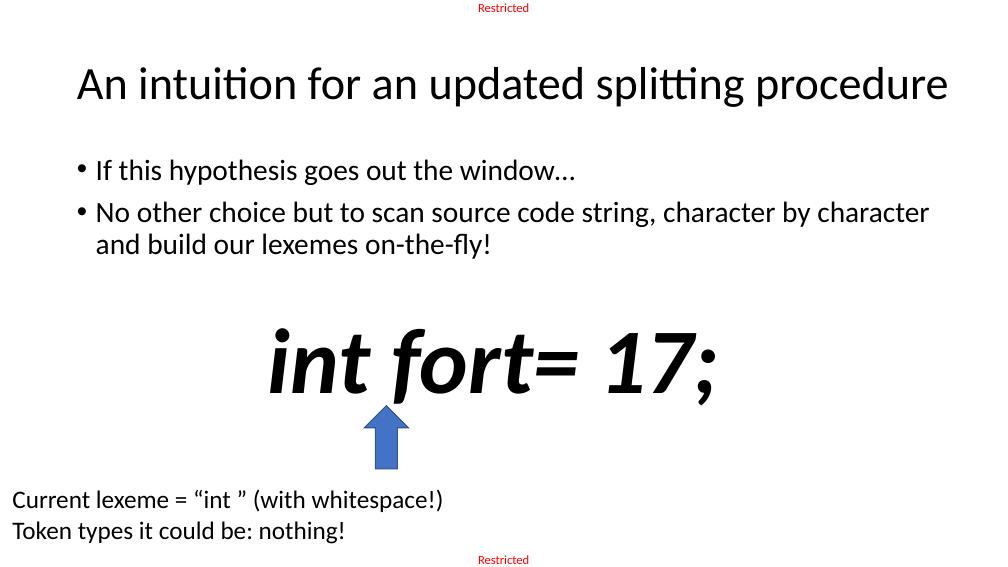
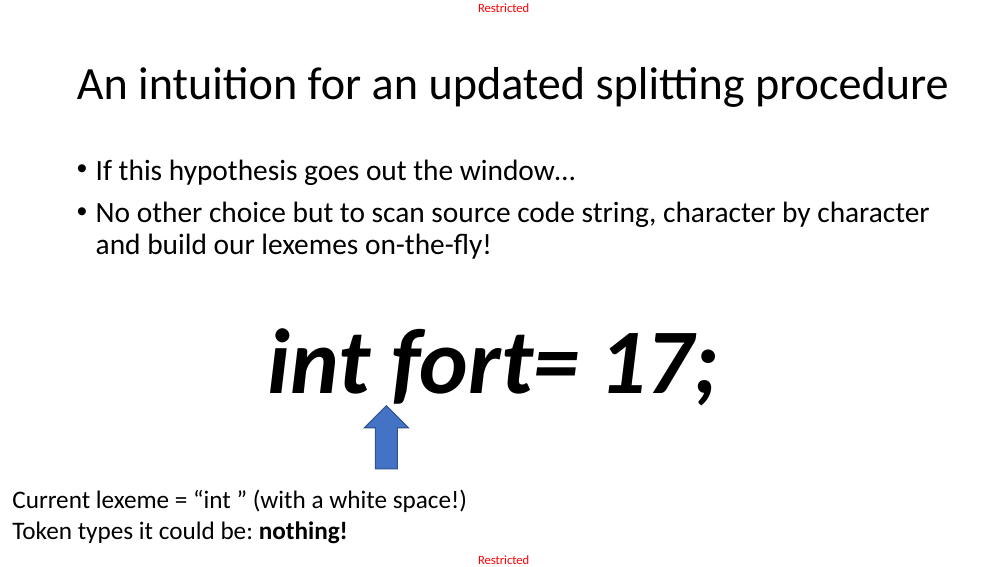
Before and after one commit to matthieudemari/SUTD_PLC_50_051, a slide deck: slide 8 of W10/W10S1/W10S1.pptx. Drawn at 1008x567 pixels with LibreOffice and Linux fonts; fonts in the diff are those of the drawing. Boxes give left, top, right and bottom in pixels: in the first picture for what was removed or moved away, otherwise in the second. Text is boxed around its words. In the diff, an @@ line names an element or a change of style, - is before the commit and + after.

```diff
--- a/W10/W10S1/W10S1.pptx
+++ b/W10/W10S1/W10S1.pptx
@@ text at box(12, 489, 467, 512): text changed @@
-Current lexeme = “int ” (with whitespace!)
+Current lexeme = “int ” (with a white space!)
@@ text at box(12, 521, 348, 544): bold on in "nothing!" @@
```
Also in this commit, not shown: 8 other slides changed, 25 slides added, 3 slides removed, 55 other files.
